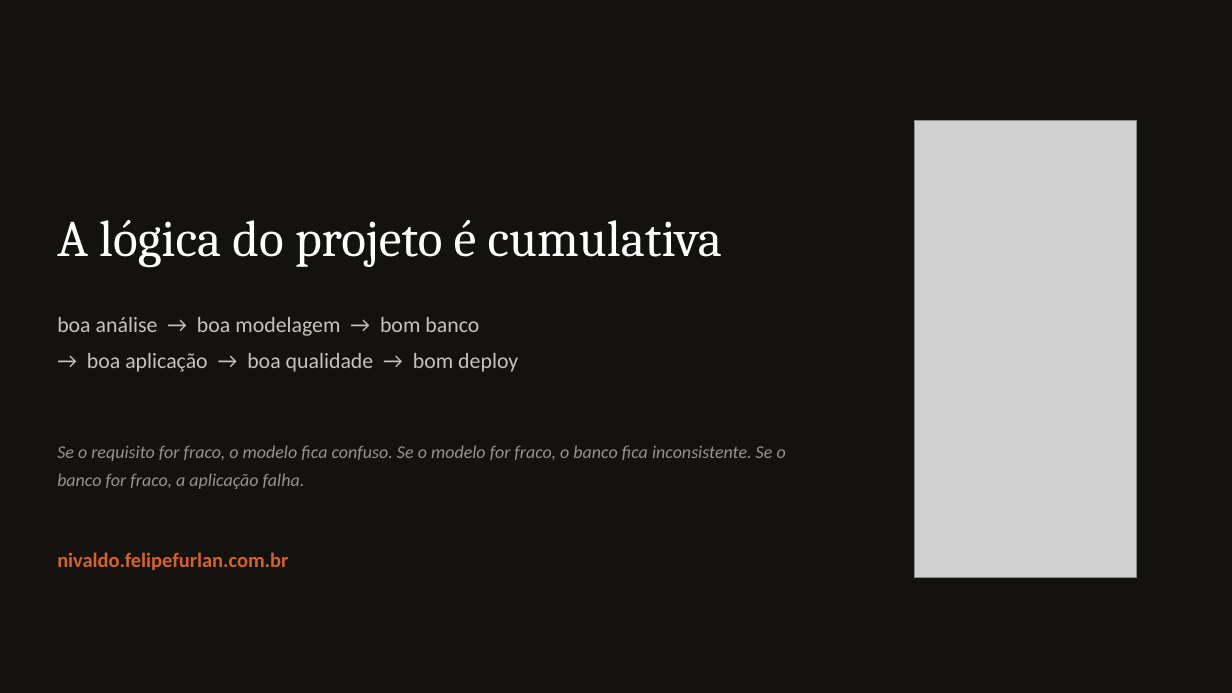
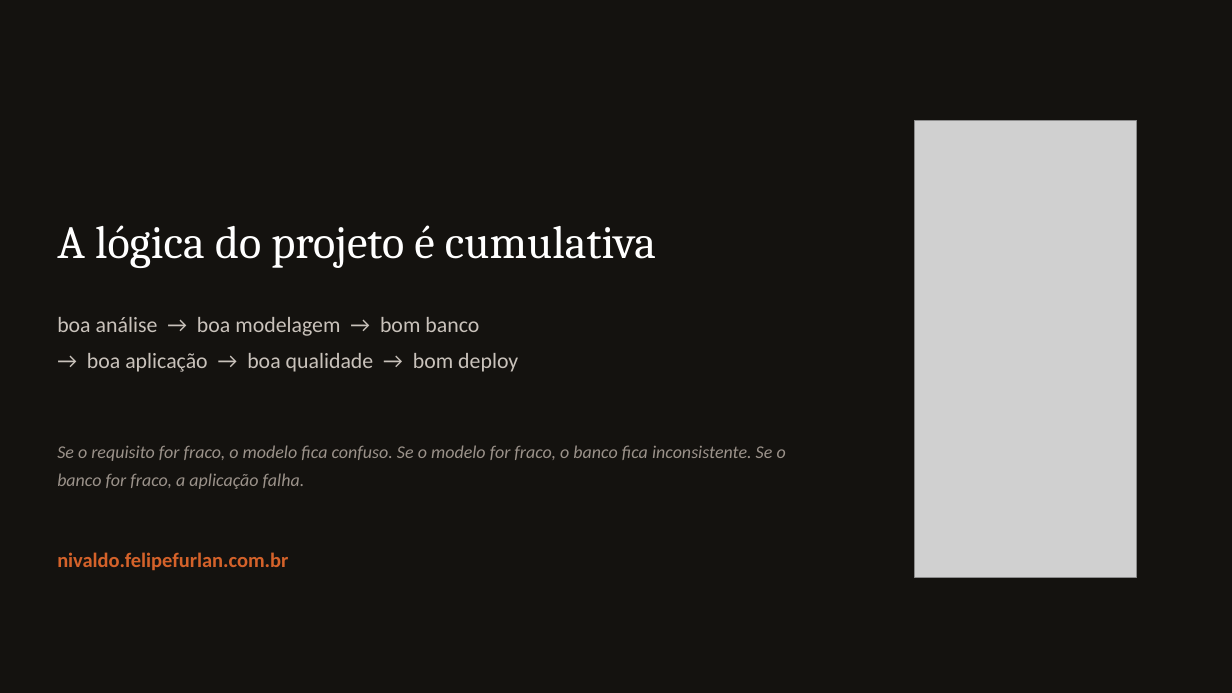
Before and after one commit to hick12/projeto-nivaldo, a slide deck: slide 12 of docs/Defesa_Torra_e_Terra.pptx. Drawn at 1232x693 pixels with LibreOffice and Linux fonts; fonts in the diff are those of the drawing; grey boxes stand for pictures. Boxes give left, top, right and bottom in pixels: in the first picture for what was removed or moved away, otherwise in the second. Text is boxed around its words. In the diff, an @@ line names an element or a change of style, - is before the commit and + after.

```diff
--- a/docs/Defesa_Torra_e_Terra.pptx
+++ b/docs/Defesa_Torra_e_Terra.pptx
@@ text "A lógica do projeto é ..." at [57,225,656,268]: size 40 to 36 pt @@
```
Also in this commit, not shown: 3 other files.
